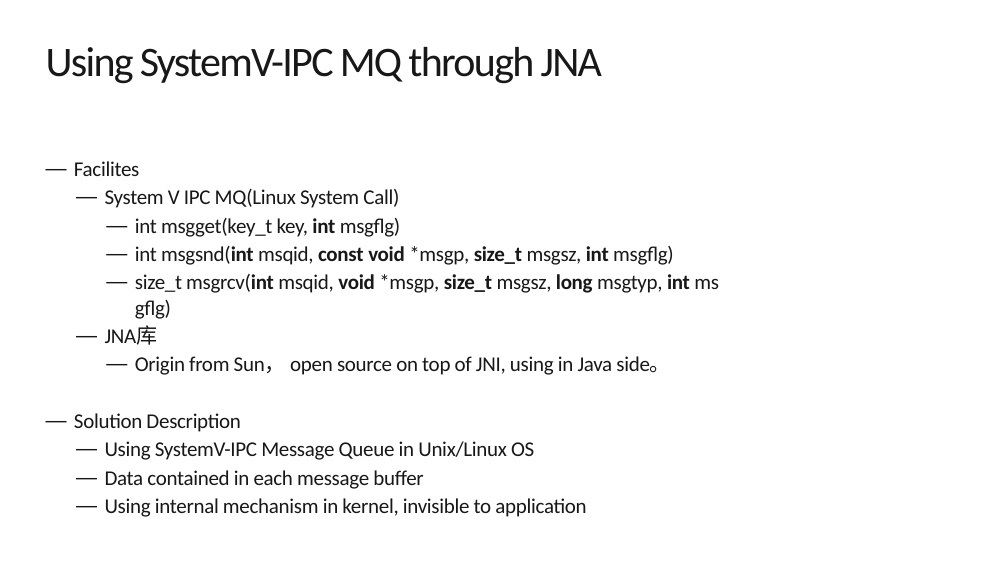
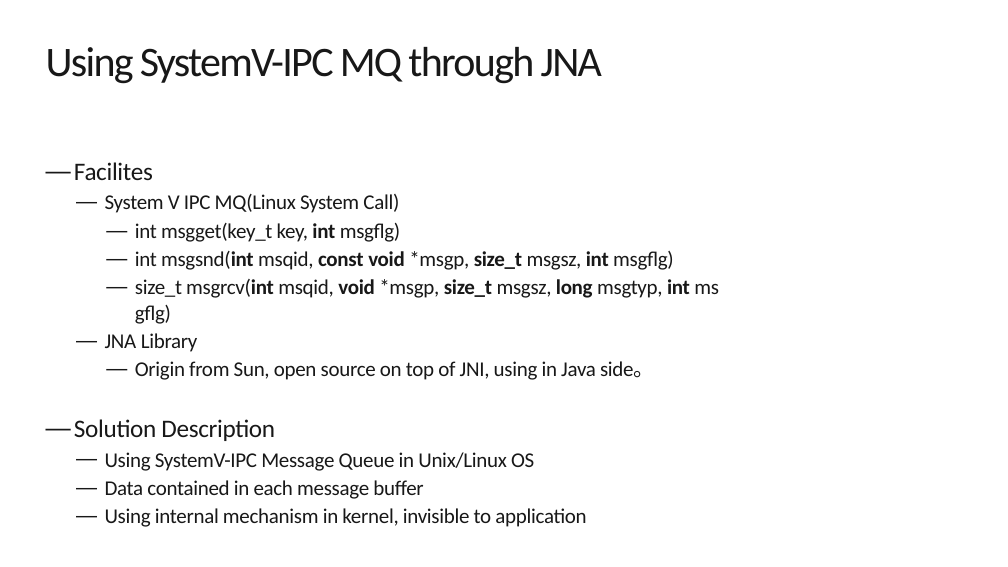
Before and after one commit to exiaoqu/ProducerConsumerProblemInJava, a slide deck: slide 33 of Producer and Consumer in Java.pptx (slide 28 before the commit). Drawn at 1008x567 pixels with LibreOffice and Linux fonts; fonts in the diff are those of the drawing; background and template pictures are left out. Boxes give left, top, right and bottom in pixels: in the first picture for what was removed or moved away, otherwise in the second. Text is boxed around its words. In the diff, an @@ line names an element or a change of style, - is before the commit and + after.

```diff
--- a/Producer and Consumer in Java.pptx
+++ b/Producer and Consumer in Java.pptx
@@ text at bbox=[74, 162, 275, 441]: size 20 to 24 pt in "Facilites", "Solution Description" @@
@@ text at bbox=[105, 333, 654, 380]: text changed @@
-  — JNA库
-    — Origin from Sun， open source on top of JNI, using in Java side。
+  — JNA Library
+    — Origin from Sun, open source on top of JNI, using in Java side。
```
Also in this commit, not shown: 22 other slides changed, 10 slides added, 12 slides removed, 3 other files.
